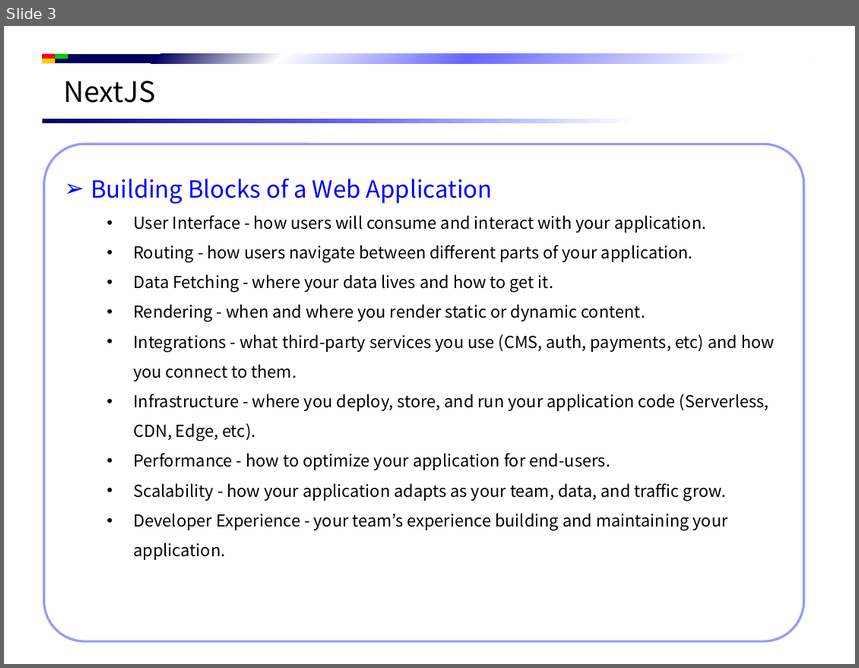
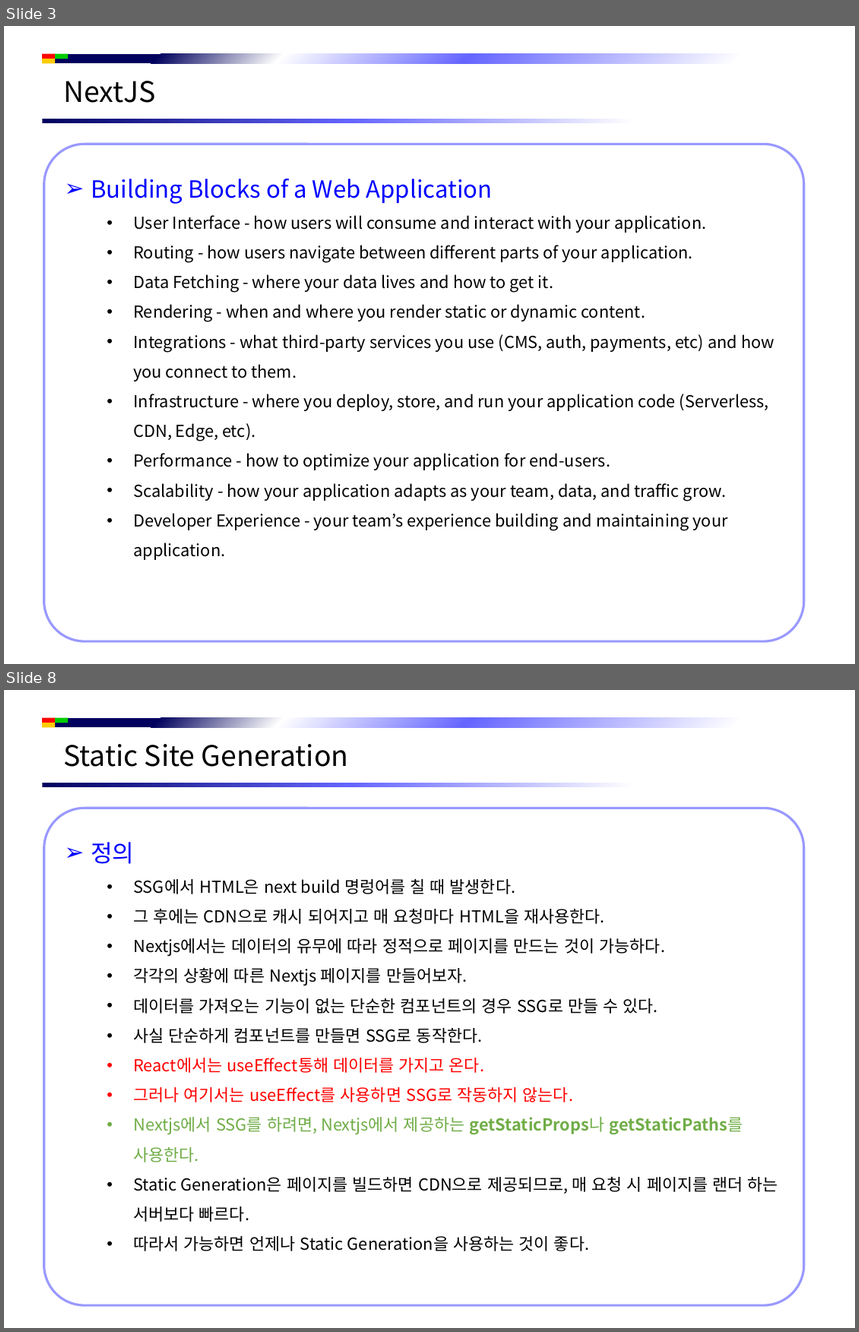
Before and after one commit to jsh-1235/Document, a slide deck: Front-End/NextJS/NextJS 시작하기.pptx. Shown one above the other, each under a label of ours: slide 3 before the commit, slides 3 and 8 after it; the slides between them are not shown. The pictures are 859x668 and 859x1332 pixels, drawn with LibreOffice and Linux fonts; fonts in the diff are those of the drawing; background and template pictures are left out. Boxes give left, top, right and bottom in pixels: in the first picture for what was removed or moved away, otherwise in the second. Text is boxed around its words. In the diff, an @@ line names an element or a change of style, - is before the commit and + after.

```diff
--- a/Front-End/NextJS/NextJS 시작하기.pptx
+++ b/Front-End/NextJS/NextJS 시작하기.pptx
@@ slide 8 added at [4, 690, 855, 1328], background #FFFFFF; not listed: 5 template elements that a slide beside it also shows @@
@@ text added at [63, 744, 349, 767], 24 pt, text #000000 @@
+Static Site Generation
@@ rounded rectangle added at [44, 809, 804, 1306], fill #FFFFFF, outline #9999FF 2 pt, 14 pt, text #000000 @@
+➢ 정의
+  • SSG에서 HTML은 next build 명렁어를 칠 때 발생한다.
+  • 그 후에는 CDN으로 캐시 되어지고 매 요청마다 HTML을 재사용한다.
+  • Nextjs에서는 데이터의 유무에 따라 정적으로 페이지를 만드는 것이 가능하다.
+  • 각각의 상황에 따른 Nextjs 페이지를 만들어보자.
+  • 데이터를 가져오는 기능이 없는 단순한 컴포넌트의 경우 SSG로 만들 수 있다.
+  • 사실 단순하게 컴포넌트를 만들면 SSG로 동작한다.
+  • React에서는 useEffect통해 데이터를 가지고 온다.
+  • 그러나 여기서는 useEffect를 사용하면 SSG로 작동하지 않는다.
+  • Nextjs에서 SSG를 하려면, Nextjs에서 제공하는 getStaticProps나 getStaticPaths를 사용한다.
+  • Static Generation은 페이지를 빌드하면 CDN으로 제공되므로, 매 요청 시 페이지를 랜더 하는 서버보다 빠르다.
+  • 따라서 가능하면 언제나 Static Generation을 사용하는 것이 좋다.
```
Also in this commit, not shown: 7 other slides added, 4 other files.
